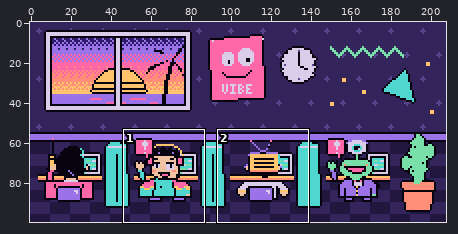
Two states of a pixel-art file, art/h1/floor-crop.aseprite. The first picture is a wide view before the edit; the outline marks the close-up.
Close-up. Before:
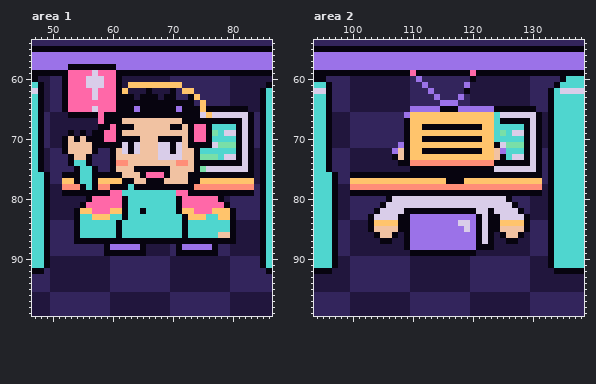
208x100 pixels, 1 frame. Shown: area 1: x 47..86, y 54..99; area 2: x 94..138, y 54..99. The commit also changed other parts of the picture, which this record leaves out.
The result:
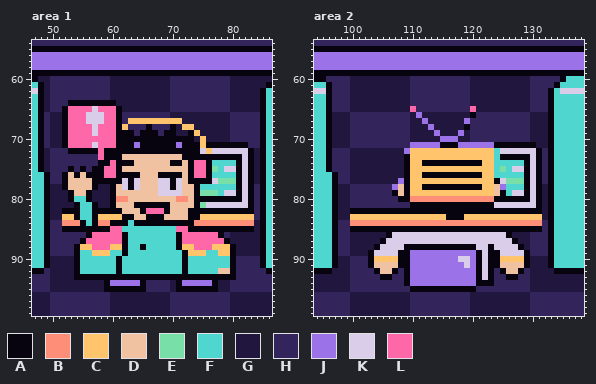
Palette (. is transparent): A #07040f  B #ff8e78  C #ffc46c  D #f1c2a2  E #79dfa8  F #4fd6cf  G #21163d  H #33255c  J #9b72e8  K #d9cde9  L #ff68a8
Edits made:
Area 1, layer "cast":
y 58: x 53..60 AAAAAAAA -> JJJJJJJJ
y 59: x 53..60 LLLLKLLL -> AAAAAAAA
y 60: x 52..61 ALLLKKKLLA -> HHHHHHHHGG
y 61: x 52..61 ALLLKKKLLA -> HHHHHHHHGG; x 63..71 CCCCCCCCC -> GGGGGGGHH
y 62: x 52..62 ALLLLKLLLAC -> HHHHHHHHGGG; x 66 A -> G; x 70 A -> H; x 72..73 CC -> HH
y 63: x 52..63 ALLLLKLLLAAA -> HHHHHHHHGGGG; x 65..67 AAA -> GGG; x 69..70 AA -> GH; x 73..74 AC -> HH
y 64: x 52..73 ALLLLLLLLAAAAAAAAAAAAA -> HAAAAAAAAGGGGGGGGGHHHH; x 75 C -> H
y 65: x 62..82 AAJAAAAAAJAAACAAAAAAA -> GGGGGGGGHHHHHHHHHHGGG
y 66: x 52..60 GAAAAALAA -> ALLLKKKLL; x 62..83 AAAAAAAAAAAAAKCKKKKKKA -> HHHHHHHHGGGGGGGGGGHHHH
y 67: x 52..60 GGGGGGLAA -> ALLLKKKLL; x 62..83 DDDDDDDDDDAAAAAAAAAAKA -> HCCCCCCCCCGGGGGGGGHHHH
y 68: x 52..59 GGGGGGAA -> ALLLLKLL; x 62..69 AADDDDDD -> CHHHAHHH; x 71..83 ADALLAFFFFAKA -> GCCGGGGGGHHHH
y 69: x 52..58 GAGAGAA -> ALLLLKL; x 62..72 DDDDDDDDDDD -> AAHAAAHAAGG; x 74..83 LLAEFKKAKA -> CGGGGGHHHH
y 70: x 53..58 DADAAA -> LLLLLL; x 65..67 DDD -> AAA; x 72 D -> A; x 74..83 LLAFFFFAKA -> GCGGGGHHHH
y 71: x 53..60 DDDDAAAA -> LLLLKLLL; x 62 K -> A; x 64..69 KDDDKK -> JAAAAA; x 71..72 KD -> JA; x 75 A -> C; x 77..80 KEEE -> AAAA; x 82..83 KA -> AH
y 72: x 52..56 ADDDD -> HAAAA; x 58..59 HH -> LA; x 61..62 DK -> AA; x 64..69 KDDDKK -> AAAAAA; x 71..73 KDD -> AAA; x 75..81 FFFFFFA -> KCKKKKK
y 73: x 53..56 ADDA -> HHHH; x 58..59 HH -> LA; x 61 D -> A; x 68..73 KKKKDD -> DDDDAA; x 75..80 EEEFKK -> AAAAAA
y 74: x 53..56 AFFA -> HHHH; x 58..63 HHABBD -> AALAAA; x 70..75 DBBDAA -> AADALL; x 77..80 AAAA -> FFFF
y 75: x 53..56 HAFF -> AHAH; x 58..61 HHAD -> ALLA; x 64..69 AAAAAA -> DDDDDD; x 73..78 DAEKKK -> ALLAEF; x 81 K -> A
y 76: x 53 A -> D; x 55..56 FF -> DA; x 59..60 AA -> LL; x 62..68 DDDALLL -> AAADDDA; x 70..71 DD -> AA; x 74..75 AA -> LL; x 77..80 AAAA -> FFFF; x 82 A -> K
y 77: x 52..56 CCAFF -> ADDDD; x 58..62 CCCCA -> AAAAK; x 64 D -> K; x 66..71 AAADDD -> DDKKAK; x 75..83 CCCCCCCCC -> AAKEEEAKA
y 78: x 52..56 BBBAF -> ADDDD; x 58..59 BB -> GG; x 61..69 AAFAAAAAA -> DKAKDDDKK; x 71..83 AAABBBBBBBBBB -> KDDAFFFFFFAKA
y 79: x 52 A -> G; x 54..55 AA -> DD; x 57..73 AAALLFFFFFFFFFLLA -> GGGADDDDDDDKKKKDD; x 75..80 AAAAAA -> EEEFKK; x 82 A -> K
y 80: x 53..55 GGG -> AFF; x 57..77 LLLLLAFFFFFFFFALLLLLL -> GGGABBDDDDDDDDBBDAAAA; x 79..83 GHHHH -> AAAKA
y 81: x 54..83 GALLLLLLAFFFFFFFFALLLLLLLAHHHH -> AFFAGGADDDAAAAAADDDDAEKKKKKKKA
y 82: x 52..53 GG -> AA; x 55..64 CCLLLCCAFF -> FFAAAAADDD; x 66..79 FFFFFACCLLLCCC -> LLLADDDAAAAAAA; x 81..83 HHH -> AAA
y 83: x 52..53 GG -> CC; x 57 C -> A; x 60..61 FF -> CC; x 63..74 FFFFFFFFFACC -> ADDAAADDDDAA; x 76..77 FF -> CC; x 80..83 AHHH -> CCCC
y 84: x 52..55 HHAF -> BBBA; x 57..60 FFFF -> ABBA; x 62 F -> A; x 64..71 FFFFFFFF -> AAAAAAAA; x 73..83 FFFFFFFAGGG -> ABBBBBBBBBB
y 85: x 52..53 HH -> AA; x 55..61 FFFFFFA -> AAAAALL; x 71..79 FAFFFFFFF -> LLAAAAAAA; x 81..83 GGG -> AAA
y 86: x 54..62 AFFFFFFAF -> HHALLLLLA; x 71..80 FAFFFFFDDA -> ALLLLLLAHG
y 87: x 54 A -> H; x 56..61 AAAAAA -> LLLLLL; x 63..70 AAAAAAAA -> FFFFFFFF; x 72..78 AAAAAAA -> LLLLLLL; x 80 A -> G
y 88: x 54..64 HHHHHAJJJJJ -> ACCLLLCCAFF; x 66..70 GGGGH -> FFFFF; x 72..80 JJJJJAHHG -> CCLLLCCCA
y 89: x 54..61 HHHHHAAA -> AFFCCCFF; x 63..71 AAAGGGGHA -> FFFFFFFFF; x 73..80 AAAAAHHG -> CCCFFCCA
y 90..91: x 54..80 GGGGGGHHHHHHHHHHGGGGGGGGGGH -> AFFFFFFAFFFFFFFFFFAFFFFFFFA
y 92: x 54..80 GGGGGGHHHHHHHHHHGGGGGGGGGGH -> AFFFFFFAFFFFFFFFFFAFFFFFDDA
y 93: x 54..80 GGGGGGHHHHHHHHHHGGGGGGGGGGH -> AAAAAAAAAAAAAAAAAAAAAAAAAAA
y 94: x 59..65 GHHHHHH -> AJJJJJA; x 71..77 GGGGGGG -> AJJJJJA
y 95: x 59..65 GHHHHHH -> AAAAAAA; x 71..77 GGGGGGG -> AAAAAAA
Area 2, layer "cast":
y 59: x 110 L -> A; x 120 L -> A
y 60: x 111 J -> H; x 120 A -> G
y 61: x 112 J -> H; x 119 J -> H
y 62: x 113 J -> H; x 119 A -> H
y 63: x 114 J -> H; x 118 J -> H
y 64: x 115..117 JJJ -> HHH
y 65: x 110..130 JJJJJAAAJJJJJJAAAAAAA -> LHHHHHHHHHLGGGGGGGGGH
y 66: x 109..131 JCCCCCCCCCCCCCCFKKKKKKA -> HGJGGGGGGGGAHHHHHHHHHGG
y 67: x 109..131 ACCCCCCCCCCCCCCFAAAAAKA -> HGGJGGGGGGJHHHHHHHHHHGG
y 68: x 109..118 ACCAAAAAAA -> HGGGJGGGGG; x 120..131 AACCFFFFFAKA -> HHHHHHHHHHGG
y 69: x 109..131 ACCCCCCCCCCCCCCFEFKKAKA -> HGGGGJGGGJGHHHHHHHHHHGG
y 70: x 109..131 ACCAAAAAAAAAACCFFFFFAKA -> HGGGGGJJJGGHHHHHHHHHHGG
y 71: x 108..123 JACCCCCCCCCCCCCC -> HHJJJJJAAAJJJJJJ; x 125..128 KEEE -> AAAA; x 130..131 KA -> AG
y 72: x 107..109 JDA -> GGJ; x 112..121 AAAAAAAAAA -> CCCCCCCCCC; x 124..129 DJFFFA -> FKKKKK
y 73: x 107..108 AD -> GG; x 124 D -> F; x 126..128 FKK -> AAA
y 74: x 108 A -> G; x 110..128 BBBBBBBBBBBBBBAAAAA -> CCAAAAAAAAAACCFFFFF
y 75: x 109..126 GAAAAAAAAAAAAAAKKK -> ACCCCCCCCCCCCCCFEF; x 129 K -> A
y 76: x 100..108 AAAAAAAAA -> GGGGGGGGG; x 110..111 AA -> CC; x 122..128 AAAAAAA -> CCFFFFF; x 130 A -> K
y 77: x 100..109 CCCCCCCCCC -> GGGGGGGGJA; x 116..118 AAA -> CCC; x 124..131 CCCCCCCC -> AKEEEAKA
y 78: x 100..131 BBBBBBBBBBBBBBBBBBBBBBBBBBBBBBBB -> HHHHHHHJDACCAAAAAAAAAACCDJFFFAKA
y 79: x 100..106 AAAAAAA -> HHHHHHH; x 108 A -> D; x 110..124 AAAAAAAAAAAAAAA -> CCCCCCCCCCCCCCD; x 126..128 AAA -> FKK; x 130 A -> K
y 80: x 106..125 AKKKKKKKKKKKKKKKKKKK -> HHAABBBBBBBBBBBBBBAA; x 127..131 HHHGG -> AAAKA
y 81: x 105..123 AKKKKKKKKKKKKKKKKKK -> HHHHHAAAAAAAAAAAAAA; x 127..131 AHHGG -> KKKKA
y 82: x 100..103 HHHH -> AAAA; x 105..108 KKKK -> AAAA; x 121..122 KK -> AA; x 124..127 KKKK -> AAAA; x 129..131 HGG -> AAA
y 83: x 100..131 HHHAKKKKAAJJJJJJJJJJJAKAAKKKKAGG -> CCCCCCCCCCCCCCCCAAACCCCCCCCCCCCC
y 84: x 100..131 GGGACCCCAAJJJJJJJJKKJAKAACCCCAHH -> BBBBBBBBBBBBBBBBBBBBBBBBBBBBBBBB
y 85: x 100..102 GGG -> AAA; x 104..107 DDDD -> AAAA; x 110..120 JJJJJJJJJKJ -> AAAAAAAAAAA; x 122 K -> A; x 125..128 DDDD -> AAAA; x 130..131 HH -> AA
y 86: x 104..121 ADDAGAJJJJJJJJJJJA -> GGAKKKKKKKKKKKKKKK; x 123..128 AGADDA -> KKKAGG
y 87: x 106..121 AGGAJJJJJJJJJJJA -> KKKKKKKKKKKKKKKK; x 123..126 AGGA -> KKKK
y 88: x 104..108 GGGGG -> AKKKK; x 110..122 JJJJJJJJJJJAA -> AAAAAAAAAAAKK; x 124..128 GGGGG -> KKKKA
y 89: x 103..129 GGGGGGGAAAAAAAAAAAGGGGGGGGG -> AKKKKAAJJJJJJJJJJJAKAAKKKKA
y 90: x 103..129 HHHHHHHGGGGGGGGGGHHHHHHHHHH -> ACCCCAAJJJJJJJJKKJAKAACCCCA
y 91: x 103..129 HHHHHHHGGGGGGGGGGHHHHHHHHHH -> ADDDDAAJJJJJJJJJKJAKAADDDDA
y 92: x 104..107 HHHH -> ADDA; x 109..123 HGGGGGGGGGGHHHH -> AJJJJJJJJJJJAKA; x 125..128 HHHH -> ADDA
y 93: x 105..106 HH -> AA; x 109..123 HGGGGGGGGGGHHHH -> AJJJJJJJJJJJAKA; x 126..127 HH -> AA
y 94: x 109..123 HGGGGGGGGGGHHHH -> AJJJJJJJJJJJAAA
y 95: x 110..120 GGGGGGGGGGH -> AAAAAAAAAAA
Where, in picture pixels (left, top, right, bottom), the same in both close-ups:
changed: (62, 64, 254, 292)
changed: (350, 70, 542, 292)
